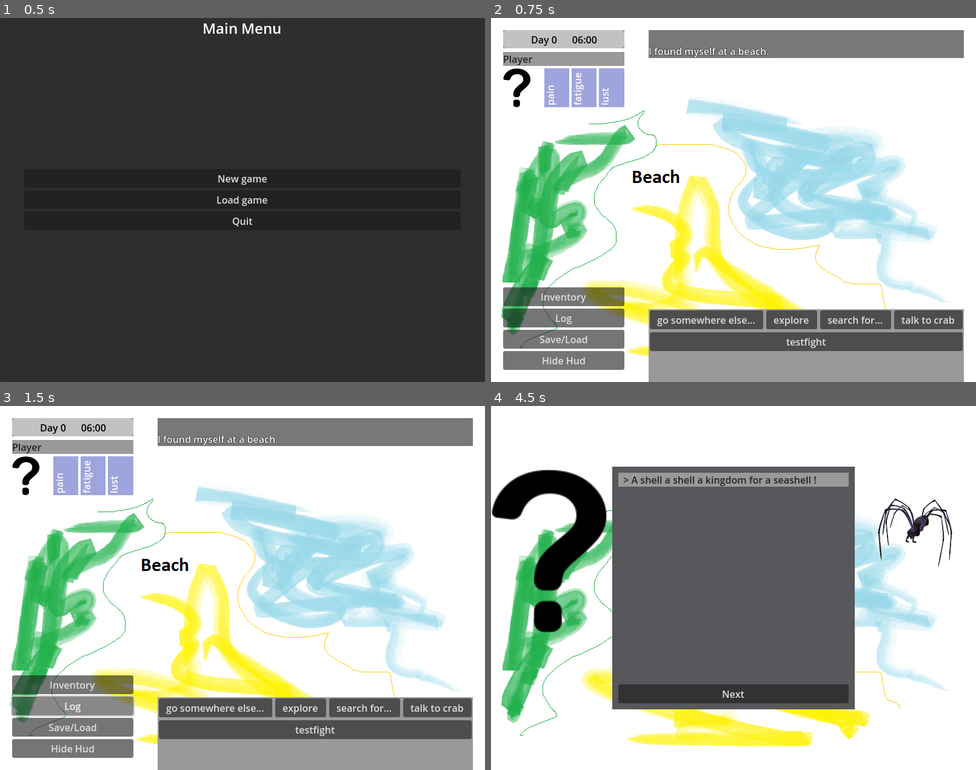
Above: before the commit, frames 1-4 (two rows, left to right).
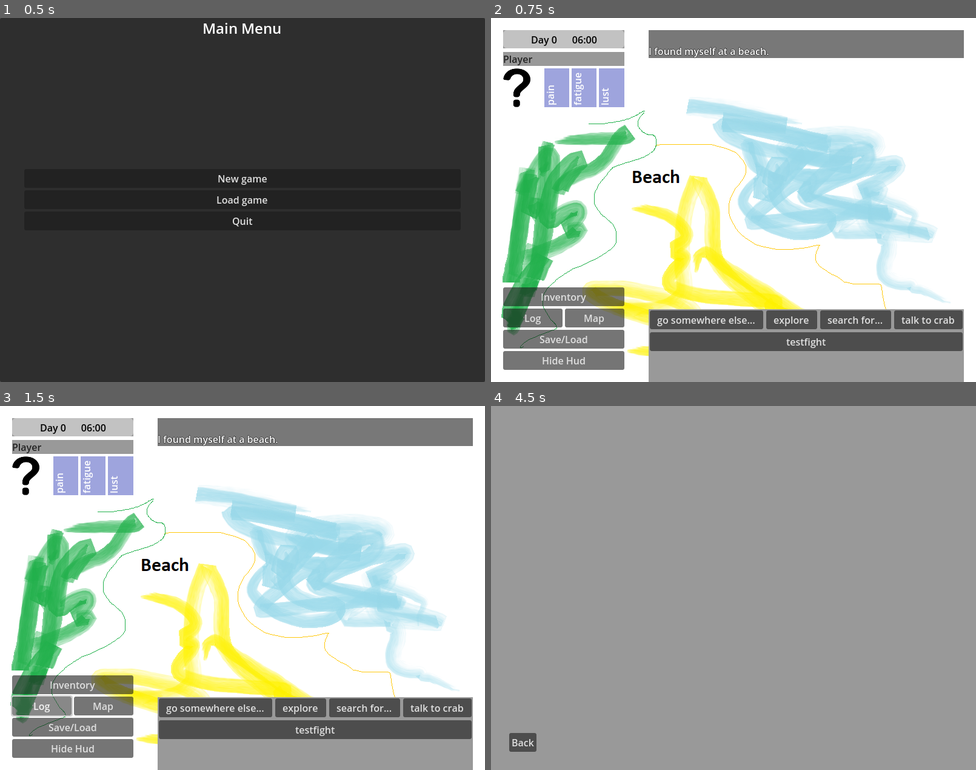
Above: after the commit, the same moments.

Repository: jackdarker/Octopant
Game: Godot game, scene res://ui/Loadingscreen.tscn
The game is run twice, just before and just after one commit, with the same random seed, the same clock (stepped at 60 frames per second) and the same inputs. The engine's default icon, where the game draws it, is replaced by a stand-in: a white triangle on a blue panel in a dark square.
Inputs (mouse positions are in pixels of both pictures, inside the frame that each line leads up to):
- Up to frame 1 (0.5 s): no input
- Up to frame 2 (0.75 s): click "New game" at 0.5 s
- Up to frame 3 (1.5 s): click "Log" at 1.25 s
- Up to frame 4 (4.5 s): click (592, 704) at 2 s, where only the run after the commit has a clickable "Map"; click "search for..." at 2.75 s; click "back" (after the commit: "go somewhere else...") at 3.5 s; click "talk to crab" at 4.25 s

Frame 1 is identical in both runs. In frame 2, 0.1% of the frame differs, in the area x 7-24%, y 79-85%; in frame 3, 0.2%; in frame 4, 98%, in the area x 0-100%, y 0-100%.

Commit message:
map broken

Diff:
--- a/game/GlobalRegistry.gd
+++ b/game/GlobalRegistry.gd
@@ -167,7 +167,7 @@
 	var _moduleFlagsCache = module.getFlagsCache()
 
 	if(!_moduleFlagsCache.has(flagID)):
-		#Log.printerr("getModuleFlag(): Module is "+str(moduleID)+". Detected the usage of an unknown flag: "+str(flagID)+" "+Util.getStackFunction())
+		Log.printerr("getModuleFlag(): Module is "+str(moduleID)+". Detected the usage of an unknown flag: "+str(flagID)+" "+Util.getStackFunction())
 		return defaultValue
 
 	if(!moduleFlags.has(moduleID) || !moduleFlags[moduleID].has(flagID)):
--- a/game/main_scene.gd
+++ b/game/main_scene.gd
@@ -22,10 +22,10 @@
 	#todo intro
 	runScene("nav_beach")
 
-func runScene(ID, _args = [], parentSceneUniqueID = -1):
+func runScene(ID:String, _args = [], parentSceneUniqueID = -1):
 	defferedRunScene.call_deferred(ID,_args, parentSceneUniqueID )
 
-func defferedRunScene(ID, _args = [], parentSceneUniqueID = -1):
+func defferedRunScene(ID:String, _args = [], parentSceneUniqueID = -1):
 	var actual_scene = getCurrentScene()
 	if(actual_scene && parentSceneUniqueID!=actual_scene.uniqueSceneID):
 		sceneStack.erase(actual_scene)
@@ -221,3 +221,6 @@
 
 func _on_hud_inventory_requested() -> void:
 	$WndInventory.visible=true
+
+func _on_hud_map_requested() -> void:
+	$WndMap.visible=true
--- a/game/main_scene.tscn
+++ b/game/main_scene.tscn
@@ -1,10 +1,11 @@
-[gd_scene load_steps=6 format=3 uid="uid://bn3bc54cdibds"]
+[gd_scene load_steps=7 format=3 uid="uid://bn3bc54cdibds"]
 
 [ext_resource type="Script" uid="uid://2y302sd0k6ap" path="res://game/main_scene.gd" id="1_qk4lp"]
 [ext_resource type="PackedScene" uid="uid://deyv2v8gvtbsu" path="res://ui/hud.tscn" id="2_bg2q0"]
 [ext_resource type="PackedScene" uid="uid://sjpxi1bjmpxx" path="res://ui/wnd_pause.tscn" id="3_w8ko4"]
 [ext_resource type="PackedScene" uid="uid://bg7r17yt0ibm5" path="res://ui/tooltip_system.tscn" id="3_yrdys"]
 [ext_resource type="PackedScene" uid="uid://b73d7l6g8hcu1" path="res://ui/wnd_inventory.tscn" id="4_qinjo"]
+[ext_resource type="PackedScene" uid="uid://b3jgutn4jlo6x" path="res://ui/wnd_map.tscn" id="6_oq18f"]
 
 [node name="MainScene" type="Node"]
 script = ExtResource("1_qk4lp")
@@ -26,5 +27,8 @@
 [node name="WndInventory" parent="." instance=ExtResource("4_qinjo")]
 visible = false
 
+[node name="WndMap" parent="." instance=ExtResource("6_oq18f")]
+
 [connection signal="inventory_requested" from="Hud" to="." method="_on_hud_inventory_requested"]
+[connection signal="map_requested" from="Hud" to="." method="_on_hud_map_requested"]
 [connection signal="menu_requested" from="Hud" to="." method="_on_hud_menu_requested"]
--- /dev/null
+++ b/game/map/map.gd
@@ -0,0 +1,65 @@
+class_name Map extends Resource
+
+
+# represents a map of world/dungeon the player can navigate on (move from location to location)
+# some locations (rooms) have exits to/entrys from other maps
+# locations are connected by doors
+
+# rooms are either arranges in grid (row|colum) or floating nodes (xy-pos)
+# they have a Vector3-position
+
+# map_view can render the rooms+doors based on the map
+
+# locations["A1"]={ pos:(0,10,0), name:bedroom,type:bedroom,interactables:[bed,mirror]}
+
+# doors["A1_B1"]={ roomA:A1,roomB:B1, bidi:true, canuse:isunlocked("Bedroom"), use:justmove() }
+var actualRoom:String
+var targetRoom:String
+var rooms:Dictionary
+var doors:Dictionary
+
+# override this to setup map
+func _init():
+	pass
+
+#call this to check map
+func sanitize():
+	pass #TODO
+
+func getDoorsForRoom(roomID:String)->Array:
+	var _doors:Array=[]
+	if(rooms[roomID]):
+		for door in doors:
+			if (door.ID==roomID):
+				_doors.push_back(door)
+	return(_doors)
+
+func getInteractableForRoom(roomID:String)->Array:
+	return(rooms[roomID].interactables)
+
+
+class Room extends RefCounted:
+	var ID:String=""
+	var name:String=""
+	var type:String=""	#forest, street
+	var pos:Vector3=Vector3()
+	var interactables:Array
+	var lastVisited
+
+	func _init(id:String,_name:String,_pos:Vector3):
+		ID=id
+		name=_name
+		pos=_pos
+
+class Door extends RefCounted:
+	var ID:String
+	var roomA:String
+	var roomB:String
+	var bidi:bool=true
+	var canuse:Callable=func(): return(true)
+	var use:Callable
+
+	func _init(id:String,_roomA:String,_roomB:String):
+		ID=id
+		roomA=_roomA
+		roomB=_roomB
--- a/game/module.gd
+++ b/game/module.gd
@@ -52,11 +52,11 @@
 func resetFlagsOnNewDay():
 	pass
 
-func setFlag(flagID, value):
-	GlobalRegistry.setFlag(flagID, value)
+#func setFlag(flagID, value):
+#	GlobalRegistry.setFlag(flagID, value)
 
-func getFlag(flagID, defaultValue = null):
-	return GlobalRegistry.getFlag(flagID, defaultValue)
+#func getFlag(flagID, defaultValue = null):
+#	return GlobalRegistry.getFlag(flagID, defaultValue)
 
 func getRandomSceneFor(_sceneType):
 	return []
--- /dev/null
+++ b/modules/default/world/map_beach.gd
@@ -0,0 +1,18 @@
+extends Map
+
+
+func _init() -> void:
+	var id="beach1"
+	actualRoom=id
+	rooms[id]=Map.Room.new(id,id,Vector3(0,0,0))
+	id="beach2"
+	rooms[id]=Map.Room.new(id,id,Vector3(0,1,0))
+	id="beach3"
+	rooms[id]=Map.Room.new(id,id,Vector3(0,2,0))
+
+	id="1_2"
+	doors[id]=Map.Door.new(id,"beach1","beach2")
+	id="2_3"
+	doors[id]=Map.Door.new(id,"beach2","beach3")
+	id="3_1"
+	doors[id]=Map.Door.new(id,"beach3","beach1")
--- /dev/null
+++ b/modules/default/world/map_beach.tres
@@ -0,0 +1,7 @@
+[gd_resource type="Resource" load_steps=2 format=3 uid="uid://bmrbm8b3of6ow"]
+
+[ext_resource type="Script" uid="uid://cxu6r1qjpbcar" path="res://modules/default/world/map_beach.gd" id="1_4siy8"]
+
+[resource]
+script = ExtResource("1_4siy8")
+metadata/_custom_type_script = "uid://cowjttc7h6y4l"
--- a/modules/default/world/nav_beach.gd
+++ b/modules/default/world/nav_beach.gd
@@ -1,8 +1,10 @@
 extends "res://ui/navigation_scene.gd"
 
+var map:Map
 
 func _init() -> void:
 	sceneID="nav_beach"
+	map=load("res://modules/default/world/map_beach.tres")
 
 func enterScene():
 	super()
--- /dev/null
+++ b/modules/squishl/character/npc_squishl.gd
@@ -0,0 +1,9 @@
+extends Character
+
+
+func _init():
+	super()
+	self.ID="Squishl"
+
+#func getBustImage()->String:
+#	return("res://assets/images/chars/spider1.svg")
--- /dev/null
+++ b/modules/squishl/event/event_meet_squishl_beach.gd
@@ -0,0 +1,47 @@
+extends EventBase
+
+func _init():
+	super()
+	ID="EventMeetSquishlBeach"
+
+func react(_triggerID, _args)->bool:
+	Global.hud.say("As you walk the beach you spot a ")
+	Global.hud.addButton("Ignore it","",_ignore,null)
+	Global.hud.addButton("Inspect closer","",_inspect,null)
+	return true
+
+func canRun()->bool:
+	return (GlobalRegistry.getModuleFlag("Squishl","Squishl_Saved",0)==0)
+
+func _ignore():
+	Global.hud.say("\n")
+	Global.hud.say("You quickly pass by, leaving the hapeless creature to its fate.")
+	GlobalRegistry.setModuleFlag("Squishl","Squishl_Saved",-1)
+	Global.main.getCurrentScene().continueScene()
+
+func _inspect():
+	Global.hud.clearInput()
+	Global.hud.say("\n")
+	Global.hud.say("Some octopus got trapped in this pool, possibly last night when the storm throwed the waves further up the shore then ever.")
+	Global.hud.say("The creature might not survive for much longer as the water heats up by the sun.")
+	Global.hud.addButton("Ignore it","",_ignore,null)
+	Global.hud.addButton("Help","",_help,null)
+
+func _help():
+	Global.hud.clearInput()
+	Global.hud.say("\n")
+	Global.hud.say("Unfortunalty you dont have anything with you to catch the sqid and cary it down to the sea.")
+	Global.hud.say("You would need to use your hands and you arent sure what it could do to you. Have those things teeth?")
+	Global.hud.addButton("Leave it","",_ignore,null)
+	Global.hud.addButton("Use your hands","",_help2,null)
+
+func _help2():
+	Global.hud.clearInput()
+	Global.hud.clearOutput()
+	Global.hud.say("So, you kneel down and try to snatch the squid.")
+	Global.hud.say("Of course it trys to get away but it already seems to weak and you can get a hold of its rubbery, squishy body.")
+	Global.hud.say("Having a hard time to keep its squirming mass craddled to your chest, you quickly make your way down to the waves.")
+	Global.hud.say("Walking some steps into the now flat waves, you release the critter into the water. Just a second later the octopus dashs forth, deeper into the saving ocean.")
+	Global.hud.say("You wonder if the creature would have recognized your help.")
+	GlobalRegistry.setModuleFlag("Squishl","Squishl_Saved",1)
+	Global.main.getCurrentScene().continueScene()
--- /dev/null
+++ b/modules/squishl/interaction/dlg_pc_squishl.gd
@@ -0,0 +1,48 @@
+extends DialogueEngine
+
+enum { DEFAULT_BRANCH = 0, GAVE_SHELL, NO_GAVE_SHELL }
+
+var meta:Dictionary={}
+const avatar_player = "res://assets/images/icons/ic_unknown.svg"
+const avatar_crab = "res://assets/images/chars/ic_unknown.svg"
+
+func _setup() -> void:
+	meta["char1"]=avatar_player
+	meta["char2"]=avatar_crab
+
+	var first_entry : DialogueEntry
+	first_entry=add_text_entry("A shell a shell a kingdom for a seashell !", DEFAULT_BRANCH)
+	first_entry.set_metadata_data(meta)
+
+
+	var condition_entry = add_conditional_entry(func(): return Global.pc.inventory.hasItemID("seashell"))
+	var if_true : DialogueEntry = add_text_entry("I feel you have some seashell with you")
+	var if_false : DialogueEntry = add_text_entry("Bring some seahshell!", NO_GAVE_SHELL)
+	condition_entry.set_condition_goto_ids(if_true.get_id(), if_false.get_id())
+
+
+	var option_id_1 : int = if_true.add_option("I have no seashell.")
+	var option_id_1_entry : DialogueEntry = add_text_entry("Sorry little crab but I dont have any shell for you", NO_GAVE_SHELL)
+	if_true.set_option_goto_id(option_id_1, option_id_1_entry.get_id())
+	var option_id_2 : int = if_true.add_option("Give seashell.")
+	var option_id_2_entry : DialogueEntry = add_text_entry("Here you go little guy", GAVE_SHELL)
+	if_true.set_option_goto_id(option_id_2, option_id_2_entry.get_id())
+
+	var default_topic : DialogueEntry = add_text_entry("I need to leave")
+
+	add_text_entry("But I waana have shell !", NO_GAVE_SHELL).set_goto_id(default_topic.get_id())
+
+	var gave_shell_entry = add_text_entry("Thank you so much. Here let me give you this./n
+		It squirts some green slime in front of you.", GAVE_SHELL)
+	gave_shell_entry.set_goto_id(default_topic.get_id())
+	gave_shell_entry.set_metadata("remove_item","seashell")
+	gave_shell_entry.set_metadata("char2","res://assets/images/items/Gel_S_Green.svg")
+
+	self.entry_visited.connect(__react)
+
+func __react(entry : DialogueEntry):
+	var _item=entry.get_metadata("remove_item","")
+	if(_item!=""):
+		Global.pc.inventory.removeItemID("seashell")
+		Global.pc.inventory.addItemID("gel_green")
+	pass
--- /dev/null
+++ b/modules/squishl/module.gd
@@ -0,0 +1,34 @@
+extends Module
+
+func _init()-> void :
+	super()
+	ID = "Squishl"
+	author = "TheAuthor"
+
+	#scenes = [
+	#	"res://modules/squishl/world",
+	#	]
+	#items = [
+	#	"res://modules/squishl/Item",
+	#]
+	events = [
+		"res://modules/squishl/event",		#dont forget to setup events in initGame !
+	]
+	#effects = [
+	#	"res://modules/squishl/effect",
+	#]
+	#skills = [
+	#	"res://modules/squishl/skill",
+	#]
+	characters = [
+		"res://modules/squishl/character",
+	]
+
+func getFlags():
+	return {
+		"Squishl_Saved": flag(FlagType.Number),
+	}
+
+func initGame():
+	#setup triggers for events
+	Global.ES.registerEvent(EventSystem.TRIGGER.EnterRoom,GlobalRegistry.getEvent("EventMeetSquishlBeach"),"nav_beach_explore",[])
--- a/ui/hud.gd
+++ b/ui/hud.gd
@@ -1,6 +1,8 @@
 class_name Hud extends CanvasLayer
 
 signal menu_requested
+signal log_requested
+signal map_requested
 signal inventory_requested
 
 enum HUDMODE { Explore=0, Combat=1}
@@ -101,3 +103,7 @@
 
 func _on_bt_hud_off_pressed() -> void:
 	toggleHud(bt_hud_off.visible)
+
+
+func _on_bt_map_pressed() -> void:
+	map_requested.emit()
--- a/ui/hud.tscn
+++ b/ui/hud.tscn
@@ -180,9 +180,18 @@
 layout_mode = 2
 text = "Inventory"
 
-[node name="btQuest" type="Button" parent="HBoxContainer/LeftPanel/MarginContainer/VBoxContainer2/VBoxContainer3"]
-layout_mode = 2
+[node name="HBoxContainer" type="HBoxContainer" parent="HBoxContainer/LeftPanel/MarginContainer/VBoxContainer2/VBoxContainer3"]
+layout_mode = 2
+
+[node name="btQuest" type="Button" parent="HBoxContainer/LeftPanel/MarginContainer/VBoxContainer2/VBoxContainer3/HBoxContainer"]
+layout_mode = 2
+size_flags_horizontal = 3
 text = "Log"
+
+[node name="btMap" type="Button" parent="HBoxContainer/LeftPanel/MarginContainer/VBoxContainer2/VBoxContainer3/HBoxContainer"]
+layout_mode = 2
+size_flags_horizontal = 3
+text = "Map"
 
 [node name="btMenu" type="Button" parent="HBoxContainer/LeftPanel/MarginContainer/VBoxContainer2/VBoxContainer3"]
 layout_mode = 2
@@ -380,6 +389,7 @@
 
 [connection signal="pressed" from="bt_hud_on" to="." method="_on_bt_hud_off_pressed"]
 [connection signal="pressed" from="HBoxContainer/LeftPanel/MarginContainer/VBoxContainer2/VBoxContainer3/btInventory" to="." method="_on_bt_inventory_pressed"]
+[connection signal="pressed" from="HBoxContainer/LeftPanel/MarginContainer/VBoxContainer2/VBoxContainer3/HBoxContainer/btMap" to="." method="_on_bt_map_pressed"]
 [connection signal="pressed" from="HBoxContainer/LeftPanel/MarginContainer/VBoxContainer2/VBoxContainer3/btMenu" to="." method="_on_bt_menu_pressed"]
 [connection signal="pressed" from="HBoxContainer/LeftPanel/MarginContainer/VBoxContainer2/VBoxContainer3/bt_hud_off" to="." method="_on_bt_hud_off_pressed"]
 [connection signal="pressed" from="HBoxContainer/Panel/MarginContainer/VBoxContainer/Panel/MarginContainer/ScrollContainer/ButtonGrid/Button 1" to="." method="_on_button_pressed"]
--- a/ui/navigation_scene.gd
+++ b/ui/navigation_scene.gd
@@ -15,6 +15,7 @@
 	Global.hud.clearOutput()
 	Global.hud.clearInput()
 
+# call this after event finishs to continue previous scene
 func continueScene():
 	Global.hud.clearInput()
 	Global.hud.addButton("next","",enterScene)
--- /dev/null
+++ b/ui/wnd_map.gd
@@ -0,0 +1,12 @@
+extends CanvasLayer
+
+func _ready() -> void:
+	visible = false
+
+func _on_visibility_changed() -> void:
+	if visible:
+		pass #TODO
+
+func _on_bt_back_pressed() -> void:
+	visible = false
+	get_tree().paused = false
--- /dev/null
+++ b/ui/wnd_map.tscn
@@ -0,0 +1,53 @@
+[gd_scene load_steps=3 format=3 uid="uid://b3jgutn4jlo6x"]
+
+[ext_resource type="Script" uid="uid://cv6yag7rrdiir" path="res://ui/wnd_map.gd" id="1_0sq2l"]
+
+[sub_resource type="StyleBoxFlat" id="StyleBoxFlat_he8bp"]
+
+[node name="Map" type="CanvasLayer"]
+script = ExtResource("1_0sq2l")
+
+[node name="Panel" type="Panel" parent="."]
+anchors_preset = 15
+anchor_right = 1.0
+anchor_bottom = 1.0
+grow_horizontal = 2
+grow_vertical = 2
+theme_override_styles/panel = SubResource("StyleBoxFlat_he8bp")
+
+[node name="MarginContainer2" type="MarginContainer" parent="Panel"]
+layout_mode = 1
+anchors_preset = 15
+anchor_right = 1.0
+anchor_bottom = 1.0
+grow_horizontal = 2
+grow_vertical = 2
+theme_override_constants/margin_left = 10
+theme_override_constants/margin_top = 10
+theme_override_constants/margin_right = 10
+theme_override_constants/margin_bottom = 10
+
+[node name="map_base" type="Sprite2D" parent="Panel/MarginContainer2"]
+
+[node name="map_fog" type="Sprite2D" parent="Panel/MarginContainer2"]
+
+[node name="MarginContainer" type="MarginContainer" parent="Panel/MarginContainer2"]
+layout_mode = 2
+size_flags_vertical = 8
+theme_override_constants/margin_left = 20
+theme_override_constants/margin_top = 20
+theme_override_constants/margin_right = 20
+theme_override_constants/margin_bottom = 20
+
+[node name="HBoxContainer" type="HBoxContainer" parent="Panel/MarginContainer2/MarginContainer"]
+layout_mode = 2
+size_flags_vertical = 8
+
+[node name="bt_back" type="Button" parent="Panel/MarginContainer2/MarginContainer/HBoxContainer"]
+layout_mode = 2
+size_flags_horizontal = 0
+size_flags_vertical = 0
+text = "Back"
+
+[connection signal="visibility_changed" from="." to="." method="_on_visibility_changed"]
+[connection signal="pressed" from="Panel/MarginContainer2/MarginContainer/HBoxContainer/bt_back" to="." method="_on_bt_back_pressed"]
Not shown, added: game/map/map.gd.uid
Not shown, added: modules/default/world/map_beach.gd.uid
Not shown, added: modules/squishl/character/npc_squishl.gd.uid
Not shown, added: modules/squishl/event/event_meet_squishl_beach.gd.uid
Not shown, added: modules/squishl/interaction/dlg_pc_squishl.gd.uid
Not shown, added: modules/squishl/module.gd.uid
Not shown, added: ui/wnd_map.gd.uid
